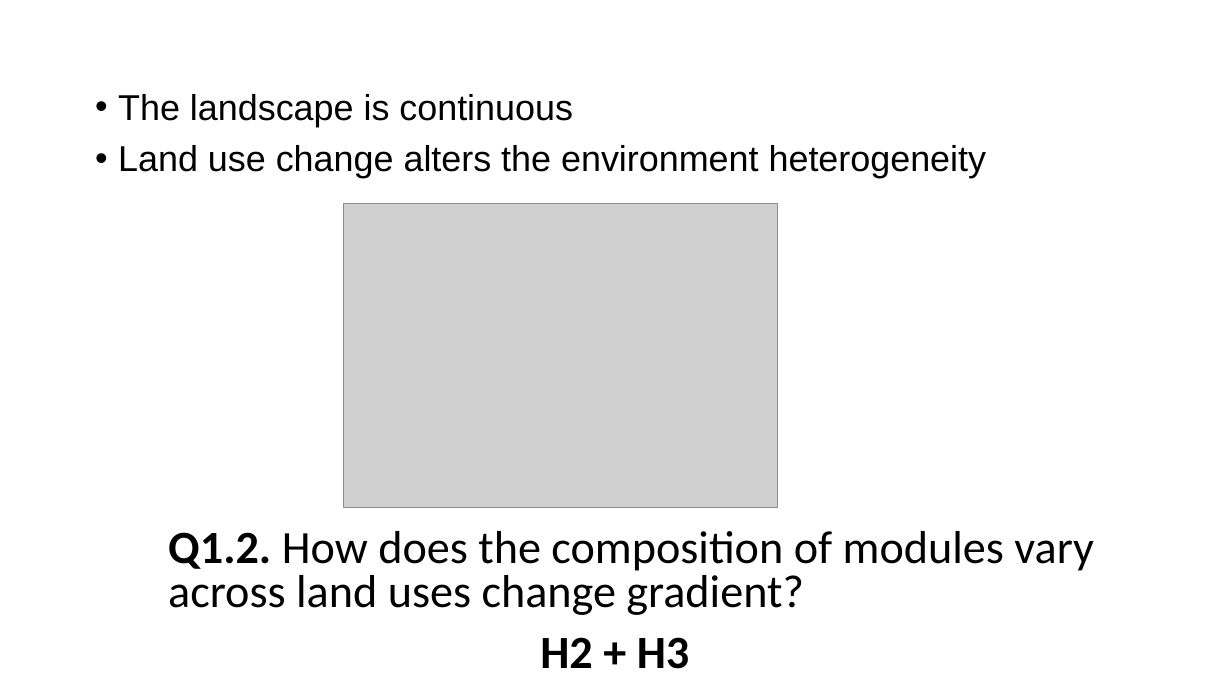
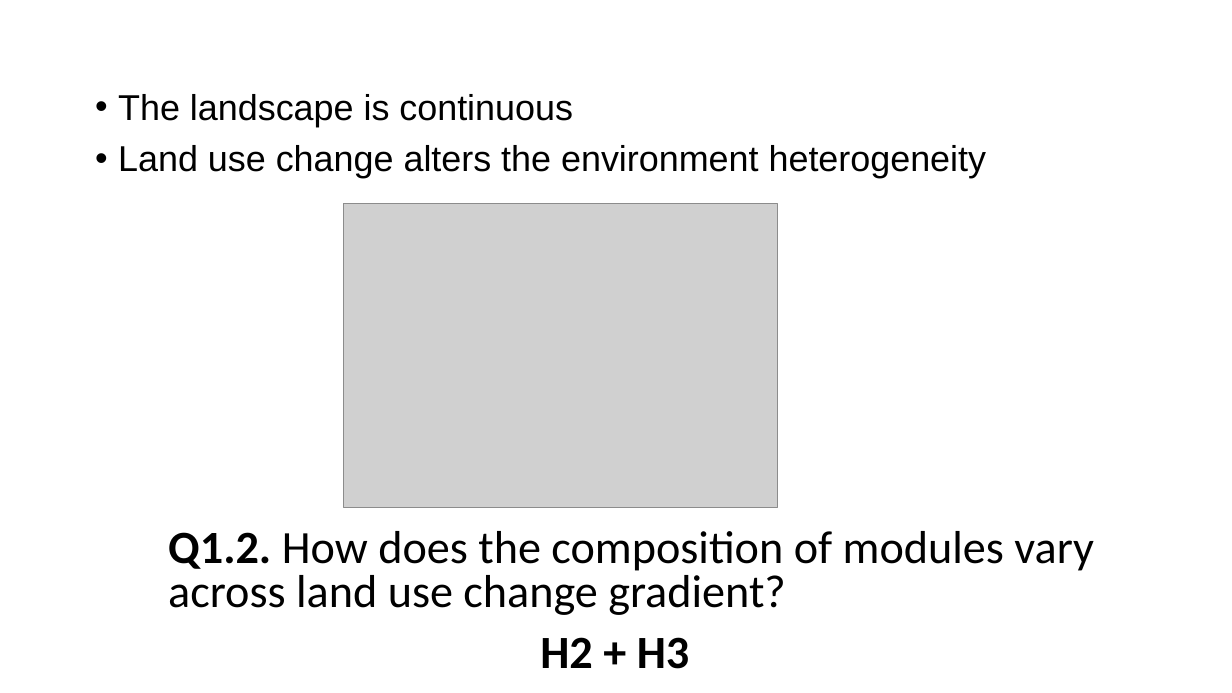
Before and after one commit to Ecological-Complexity-Lab/Microbiome_Structure_Madagascar, a slide deck: slide 26 of presentations/project story.pptx. Drawn at 1232x693 pixels with LibreOffice and Linux fonts; fonts in the diff are those of the drawing; grey boxes stand for pictures. Boxes give left, top, right and bottom in pixels: in the first picture for what was removed or moved away, otherwise in the second. Text is boxed around its words. In the diff, an @@ line names an element or a change of style, - is before the commit and + after.

```diff
--- a/presentations/project story.pptx
+++ b/presentations/project story.pptx
@@ text at bbox=[168, 531, 1094, 615]: text changed @@
-Q1.2. How does the composition of modules vary across land uses change gradient?
+Q1.2. How does the composition of modules vary across land use change gradient?
```
Also in this commit, not shown: 2 other slides changed, 1 slide added.
